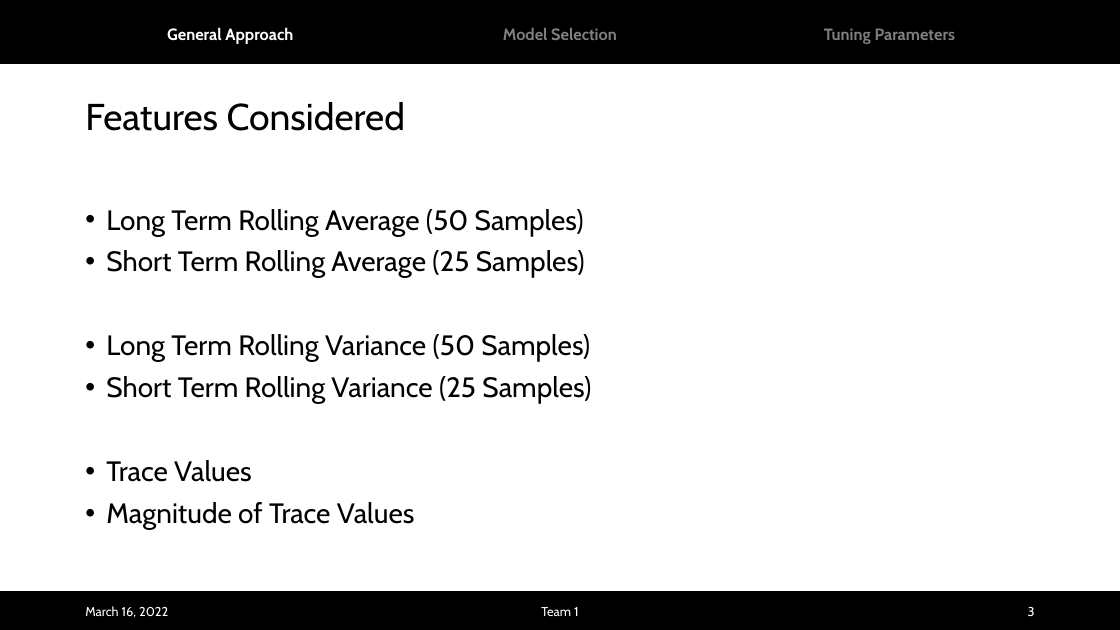
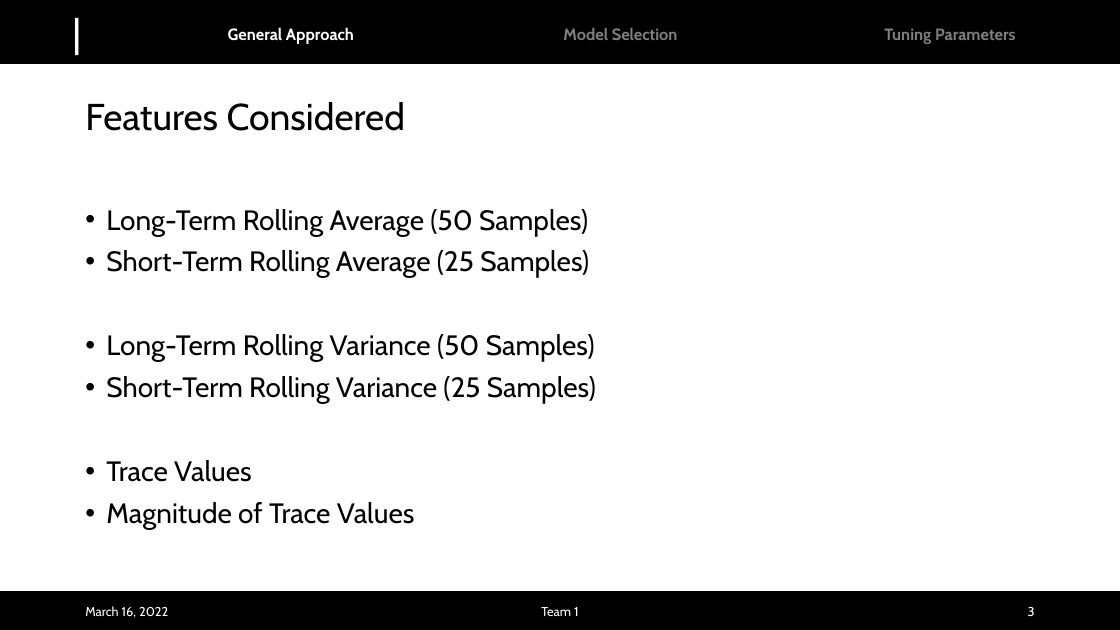
Before and after one commit to albertlk/grillochallenge, a slide deck: slide 3 of Challenge_Team1_v2.pptx. Drawn at 1120x630 pixels with LibreOffice and Linux fonts; fonts in the diff are those of the drawing; background and template pictures are left out. Boxes give left, top, right and bottom in pixels: in the first picture for what was removed or moved away, otherwise in the second. Text is boxed around its words. In the diff, an @@ line names an element or a change of style, - is before the commit and + after.

Commit message:
Updated slides

```diff
--- a/Challenge_Team1_v2.pptx
+++ b/Challenge_Team1_v2.pptx
@@ text added at (x1=64, y1=7, x2=89, y2=56), 33.3 pt, text #FFFFFF @@
+|
@@ 3 texts moved together from (x1=167, y1=27, x2=955, y2=44) to (x1=228, y1=27, x2=1015, y2=44) @@
@@ text at (x1=106, y1=209, x2=596, y2=404): text changed @@
-• Long Term Rolling Average (50 Samples)
-• Short Term Rolling Average (25 Samples)
-• Long Term Rolling Variance (50 Samples)
-• Short Term Rolling Variance (25 Samples)
+• Long-Term Rolling Average (50 Samples)
+• Short-Term Rolling Average (25 Samples)
+• Long-Term Rolling Variance (50 Samples)
+• Short-Term Rolling Variance (25 Samples)
```
Also in this commit, not shown: 5 other slides changed, 1 slide added, 2 other files.
